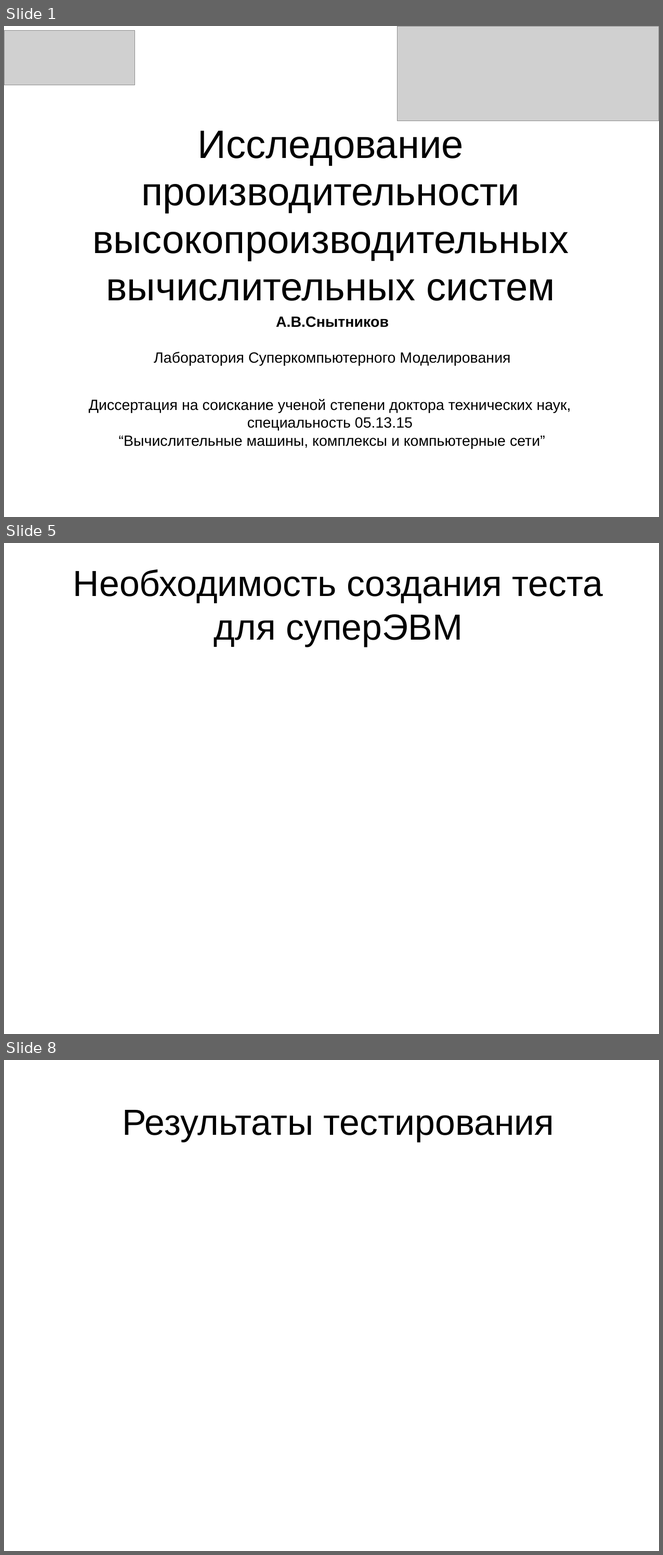
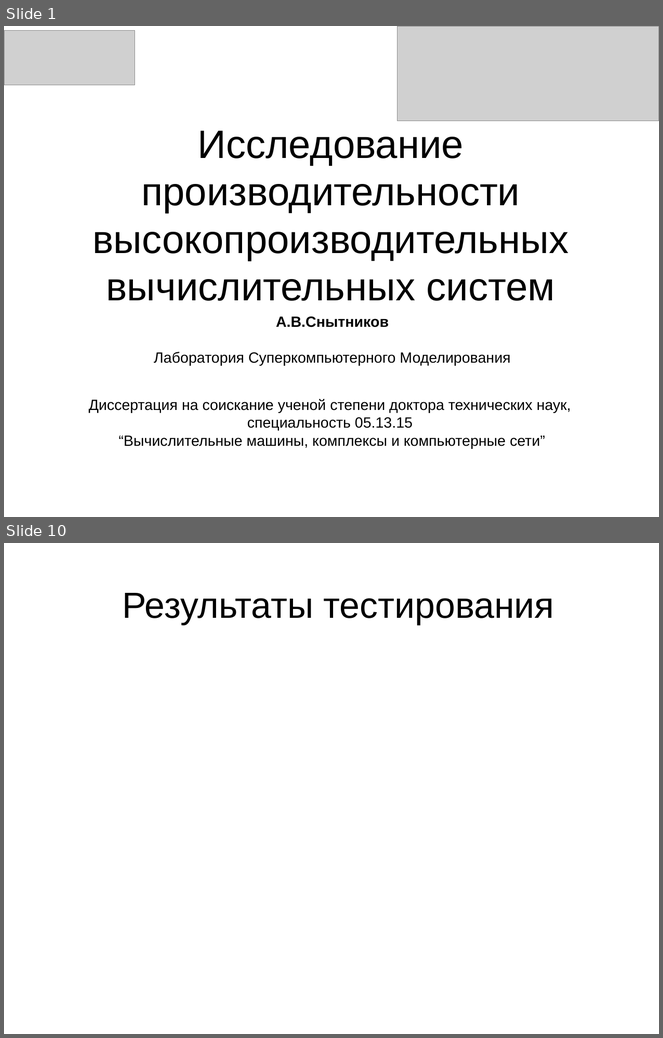
Before and after one commit to snytav/Russian-Phd-LaTeX-Dissertation-Template, a slide deck: Presentation/seminar_hydro_21_SnytnikovAV.odp. Shown one above the other, each under a label of ours: slides 1, 5 and 8 before the commit, slides 1 and 10 after it; the slides between them are not shown. The pictures are 663x1555 and 663x1038 pixels, drawn with LibreOffice and Linux fonts; fonts in the diff are those of the drawing; grey boxes stand for pictures. Boxes give left, top, right and bottom in pixels: in the first picture for what was removed or moved away, otherwise in the second. Text is boxed around its words. In the diff, an @@ line names an element or a change of style, - is before the commit and + after.

```diff
--- a/Presentation/seminar_hydro_21_SnytnikovAV.odp
+++ b/Presentation/seminar_hydro_21_SnytnikovAV.odp
@@ slide 5 removed at bbox=[4, 543, 659, 1034], background #FFFFFF @@
@@ title removed at bbox=[73, 570, 604, 646] @@
-Необходимость создания теста для суперЭВМ
@@ what was slide 8 is now slide 10 @@
```
Also in this commit, not shown: 8 slides added, 5 other slides removed, 4 other files.
